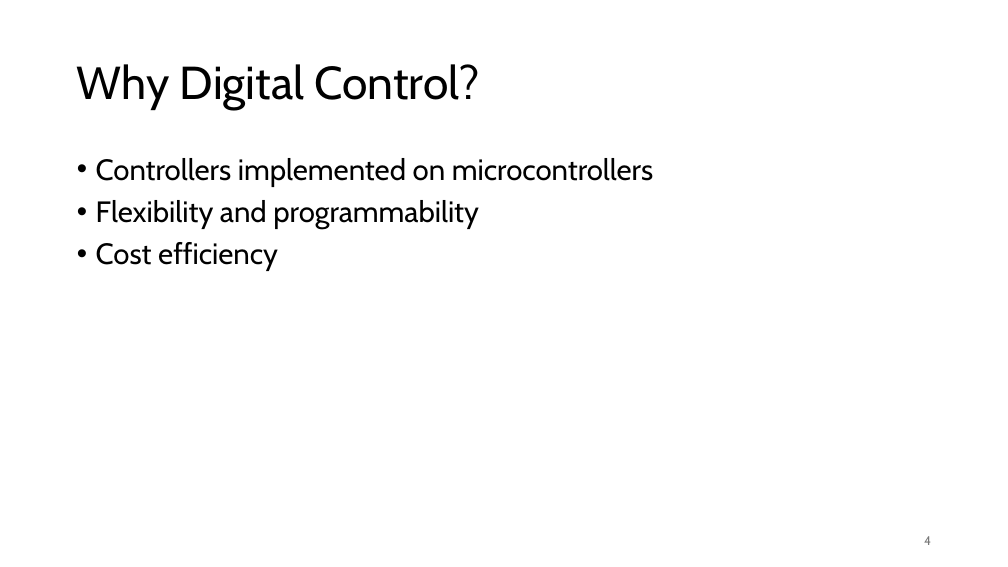
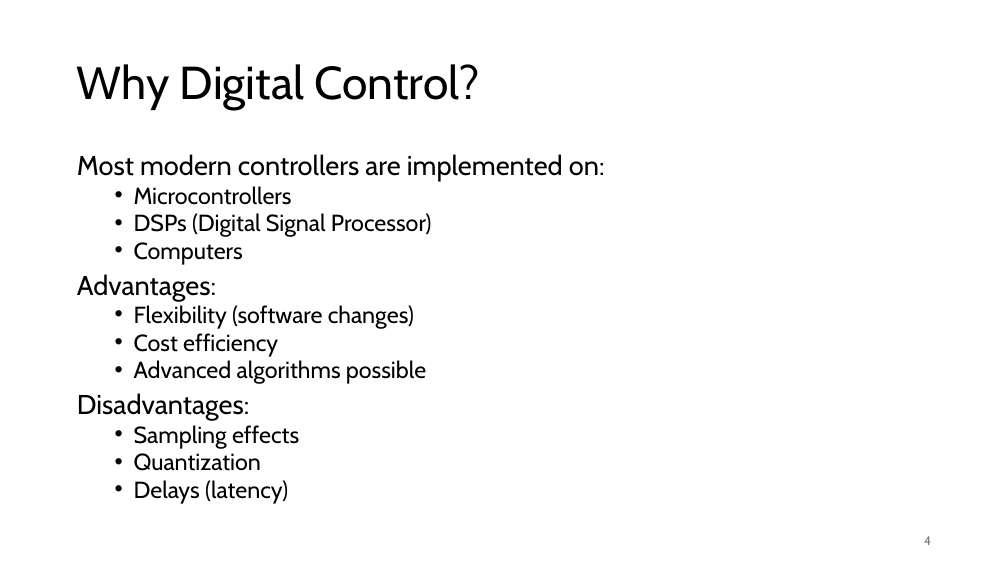
Before and after one commit to FelixWick/control_engineering, a slide deck: slide 4 of slides/6_discrete_controllers.pptx. Drawn at 1008x567 pixels with LibreOffice and Linux fonts; fonts in the diff are those of the drawing. Boxes give left, top, right and bottom in pixels: in the first picture for what was removed or moved away, otherwise in the second. Text is boxed around its words. In the diff, an @@ line names an element or a change of style, - is before the commit and + after.

```diff
--- a/slides/6_discrete_controllers.pptx
+++ b/slides/6_discrete_controllers.pptx
@@ text at <box>77,154,605,329</box>: text changed; size 28 to 22.2 pt @@
-• Controllers implemented on microcontrollers
-• Flexibility and programmability
+Most modern controllers are implemented on:
+  • Microcontrollers
+  • DSPs (Digital Signal Processor)
+  • Computers
+Advantages:
+  • Flexibility (software changes)
@@ text at <box>134,333,278,357</box>: size 28 to 22.2 pt in "Cost efficiency"; list level 1 to 2 in "Cost efficiency"; line spacing 0.9 to 0.8 @@
@@ text at <box>77,360,426,504</box>: paragraphs added @@
+  • Advanced algorithms possible
+Disadvantages:
+  • Sampling effects
+  • Quantization
+  • Delays (latency)
```
Also in this commit, not shown: 4 other slides changed, 16 slides added, 1 slide removed.
